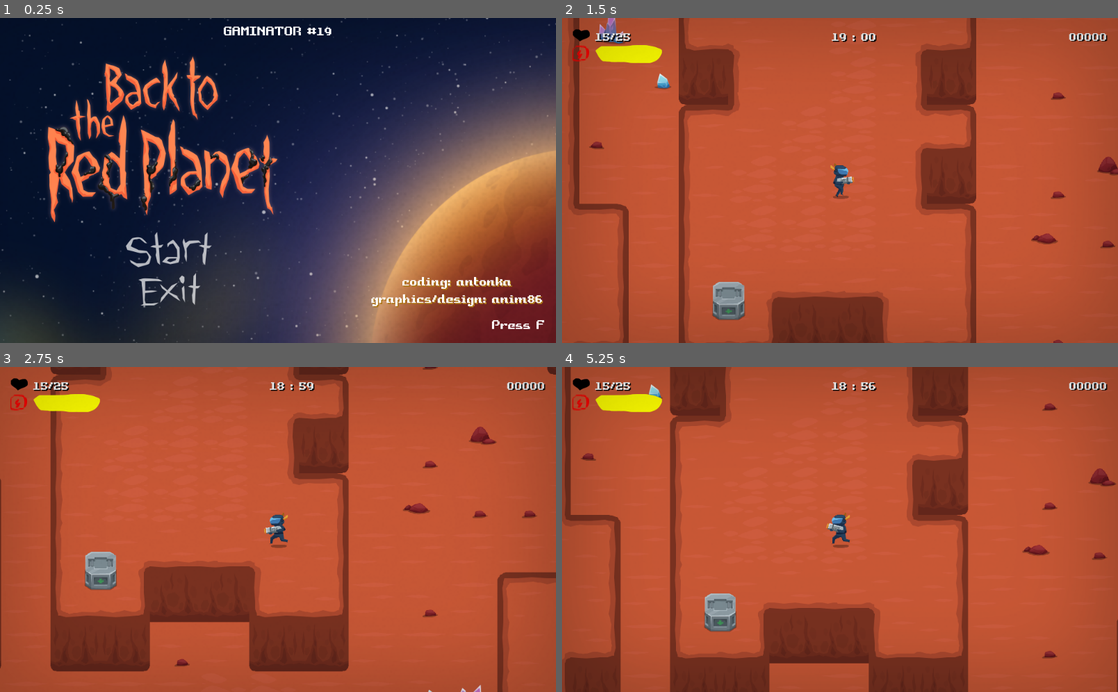
Above: before the commit, frames 1-4 (two rows, left to right).
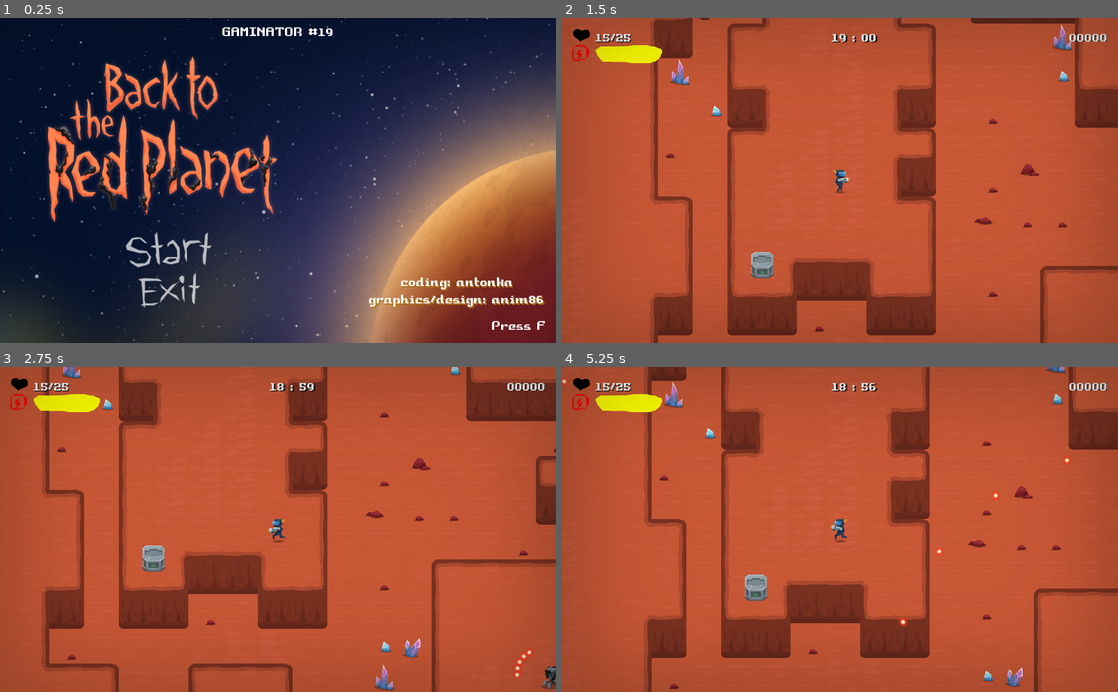
Above: after the commit, the same moments.

Repository: jimmyjonezz/Annigilation
Game: Godot game, scene res://MainMenu/MainMenu.tscn
Two runs of this game, one before a commit and one after it. Both use one fixed random seed, a clock stepped at 60 frames per second and the inputs below.
Inputs (mouse positions are in pixels of both pictures, inside the frame that each line leads up to):
- Up to frame 1 (0.25 s): no input
- Up to frame 2 (1.5 s): click (728, 248) at 0.5 s; move the mouse to (962, 164) at 1.27 s; hold Right (ui_right) from 1.28 s (still down)
- Up to frame 3 (2.75 s): move the mouse to (166, 545) at 2.02 s; release Right (ui_right) at 2.03 s; hold Down (ui_down) from 2.03 s (still down)
- Up to frame 4 (5.25 s): move the mouse to (895, 458) at 2.77 s; release Down (ui_down) at 2.78 s; hold Right (ui_right) 2.78-3.53 s; move the mouse to (812, 594) at 3.52 s; hold Up (ui_up) 3.53-4.28 s; move the mouse to (1006, 578) at 4.27 s; hold Left (ui_left) from 4.28 s (still down); move the mouse to (673, 480) at 5.02 s

The runs differ from the first frame. In frame 1, 2.2% of the frame differs, in the area x 0-99%, y 0-100%; in frame 2, 26%; in frame 3, 27%; in frame 4, 29%, in the area x 0-100%, y 0-100%.

Commit message:
123

Diff:
--- a/Main/Main.tscn
+++ b/Main/Main.tscn
@@ -159,7 +159,7 @@
 [node name="Camera2D" type="Camera2D" parent="Position/Player"]
 editor/display_folded = true
 current = true
-zoom = Vector2( 1.4, 1.4 )
+zoom = Vector2( 2, 2 )
 limit_left = 0
 limit_top = 0
 limit_right = 14300
--- a/project.godot
+++ b/project.godot
@@ -49,6 +49,8 @@
 
 mouse_cursor/custom_image="res://Image/mouse.png"
 mouse_cursor/custom_image_hotspot=Vector2( 16, 16 )
+window/stretch/mode="2d"
+window/stretch/aspect="keep"
 
 [input]
 
Not shown, added: Image/ship.png.import
